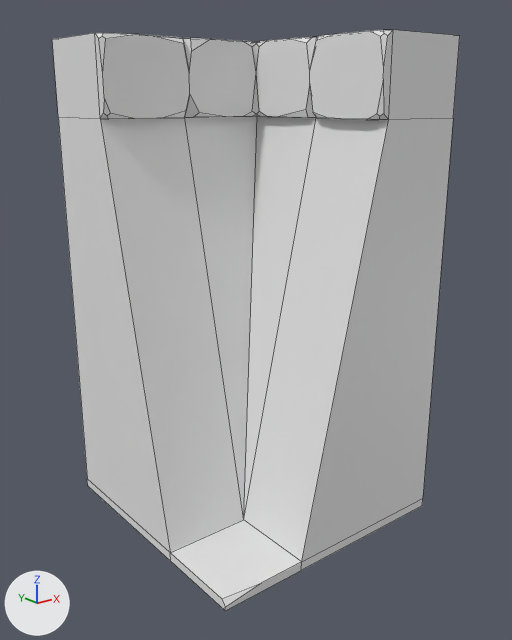
An edit to the FBX model Assets/Models/wall/inner-corner.fbx, drawn before and after from the same camera.
Rendered twice from a 50 mm lens placed at (-3.25, -4.14, 3.19), pointed at (-0.01, -0.08, 1.57). Arrows for +X, +Y and +Z are at lower left; the lights stay in place. Mesh edges are drawn as thin lines. Materials are left out; every surface is plain grey.

Script lines for the objects in view, before the commit:
```python
me_plane_003 = bpy.data.meshes.new('Plane.003')
me_plane_003.from_pydata(...)  # 99 vertices, 69 faces; spans x -1.0..1.0, y -1.0..1.0, z 0.0..3.59
# before: 1 (1.0, -1.0, 0.0) at pixel (422, 505), 2 (-1.0, 1.0, 0.0) at pixel (87, 485), 3 (-1.0, 1.0, 3.05) at pixel (58, 116), 4 (1.0, -1.0, 3.05) at pixel (453, 118), 5 (-1.0, -0.33, 0.0) at pixel (170, 561)
# before: 6 (-1.0, 0.33, 3.05) at pixel (100, 118), 7 (-1.0, -0.33, 0.07) at pixel (170, 552), 8 (-0.33, -1.0, 0.0) at pixel (301, 570), 9 (-0.33, -1.0, 0.07) at pixel (301, 561), 10 (0.33, -1.0, 3.05) at pixel (388, 119)
# before: 13 (1.0, -1.0, 3.59) at pixel (459, 35), 17 (-1.0, 1.0, 3.59) at pixel (52, 39), 20 (-1.0, 1.0, 0.07) at pixel (87, 478), 21 (1.0, -1.0, 0.07) at pixel (422, 498), 59 (-1.0, 0.33, 3.59) at pixel (94, 32)
# before: 91 (0.33, -1.0, 3.59) at pixel (393, 29)
ob_inner_corner = bpy.data.objects.new('Inner-Corner', me_plane_003)
ob_inner_corner.location = (0.0, 0.0, 0.0)
```
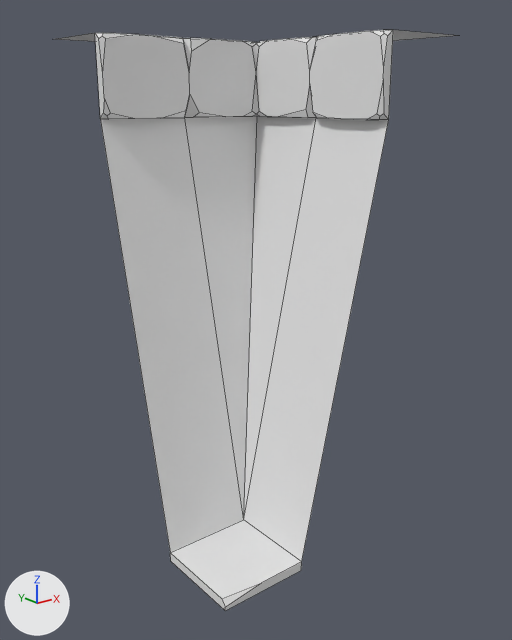
Pixel boxes (x1, y1, x2, y2) of what changed, in the pictures (512 x 640 px):
'Inner-Corner', reshaped: before (52, 30, 460, 611); after (57, 30, 459, 611)
part 1 of me_plane_003, deleted: before (52, 30, 460, 570)

Edits to the bpy script that builds the scene:
```text
Change me_plane_003:
    where me_plane_003.from_pydata(...)  # 99 vertices, 69 faces; spans x -1.0..1.0, y -1.0..1.0, z 0.0..3.59
    used by ob_inner_corner; location = (0.0, 0.0, 0.0)
    verts and faces of me_plane_003; kept vertices keep their numbers, new ones are numbered from 99
    me_plane_003 part 1
    add delete_vertices([*range(1, 5), 20, 21])  # with the faces that use them
```
